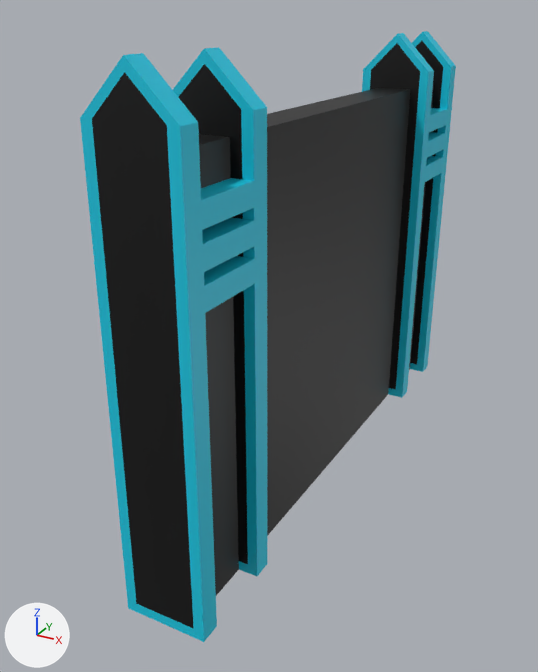
An edit to the glTF model assets/architecture/wall/WallDoor.glb, drawn before and after from the same camera.
Before and after are seen from a camera (50 mm lens) standing at (3.14, -6.86, 4.86) and looking at (-0.35, -0.5, 1.68). Arrows for +X, +Y and +Z are at lower left; the lights stay in place. Where no turn or scale is listed for an object, it has been applied to the vertices.
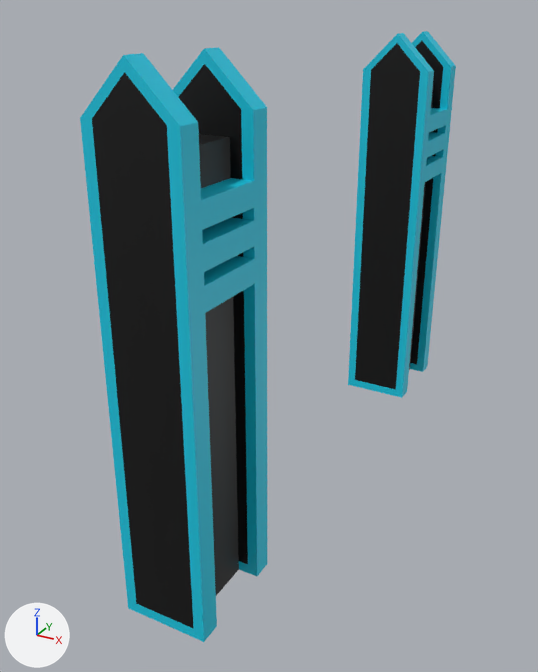
Commit message: fixed doors

Patch to the scene script:
```diff
--- a/assets/architecture/wall/WallDoor.glb.py
+++ b/assets/architecture/wall/WallDoor.glb.py
@@ ob_doorwing @@
-ob_doorwing = bpy.data.objects.new('DoorWing', me_plane_006)
-ob_doorwing.location = (0.0, 0.0, 0.0)
```

What differs and where, as boxes [x1, y1, x2, y2] in the pictures (538 x 672 px):
'DoorWing', deleted (black)
    before: [267, 88, 410, 536]
'Divider.014', unchanged, uncovered by the edit
    before: [370, 43, 420, 389]
    after: [355, 43, 420, 389]
'Cube.081', unchanged, uncovered by the edit
    before: [362, 69, 371, 92]
    after: [348, 69, 371, 380]
